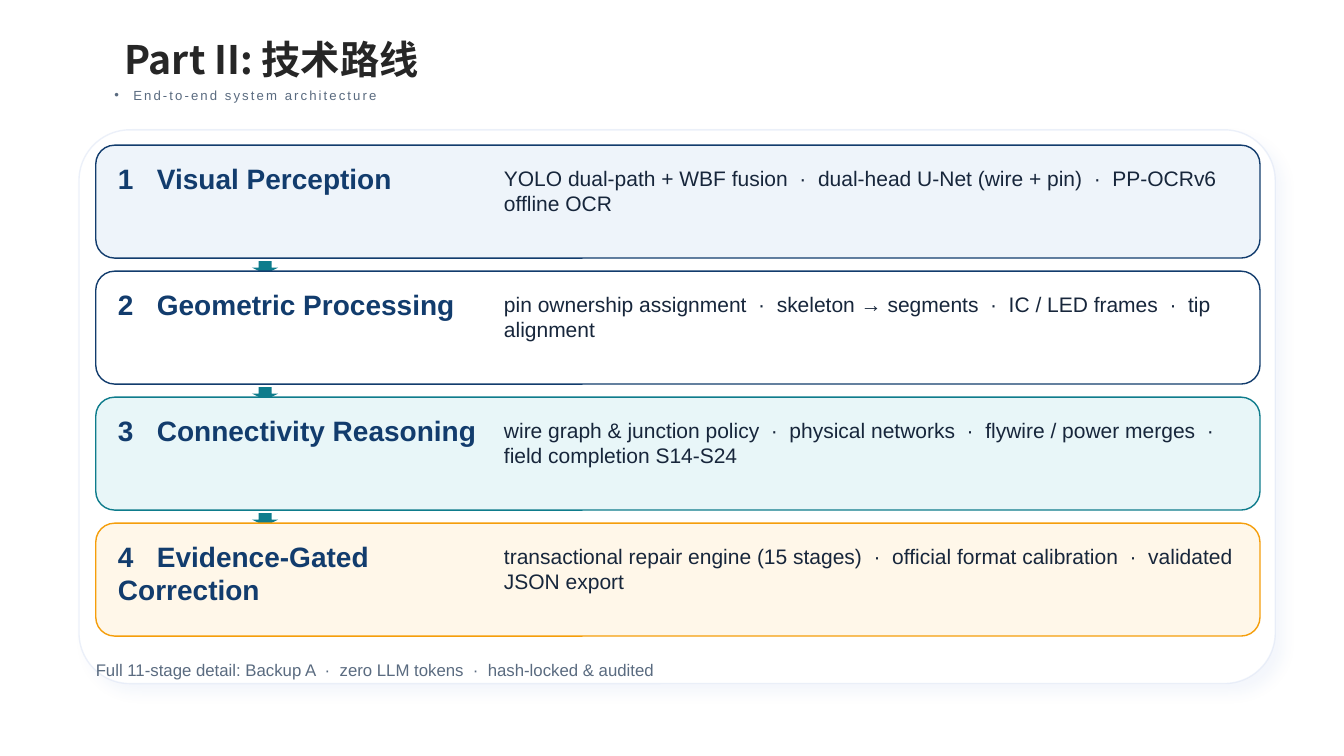
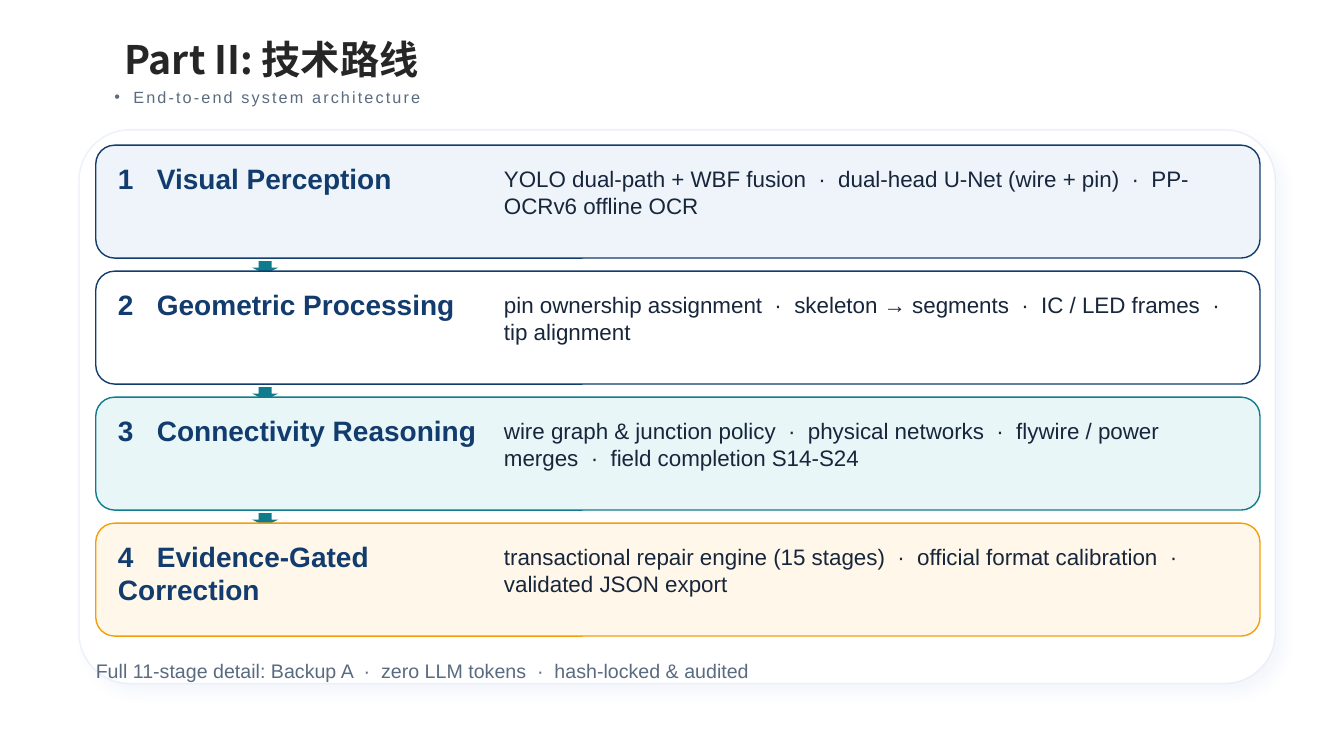
Before and after one commit to zc-cc1/pcb-schematic-parser, a slide deck: slide 4 of docs/eda_final_defense/slides/EDA精英挑战赛_决赛答辩_官方模板版.pptx. Drawn at 1344x756 pixels with LibreOffice and Linux fonts; fonts in the diff are those of the drawing; background and template pictures are left out. Boxes give left, top, right and bottom in pixels: in the first picture for what was removed or moved away, otherwise in the second. Text is boxed around its words. In the diff, an @@ line names an element or a change of style, - is before the commit and + after.

```diff
--- a/docs/eda_final_defense/slides/EDA精英挑战赛_决赛答辩_官方模板版.pptx
+++ b/docs/eda_final_defense/slides/EDA精英挑战赛_决赛答辩_官方模板版.pptx
@@ text "End-to-end system architecture" at (133,91,420,107): size 9.4 to 11.6 pt @@
@@ size 15 to 16 pt in 4 elements at (504,170,1188,215), (504,296,1200,345), (504,422,1159,471), (504,548,1158,597) @@
@@ text "Full 11-stage detail: Backup A ..." at (96,664,748,682): size 12 to 14 pt @@
```
Also in this commit, not shown: 14 other slides changed, 37 other files.
